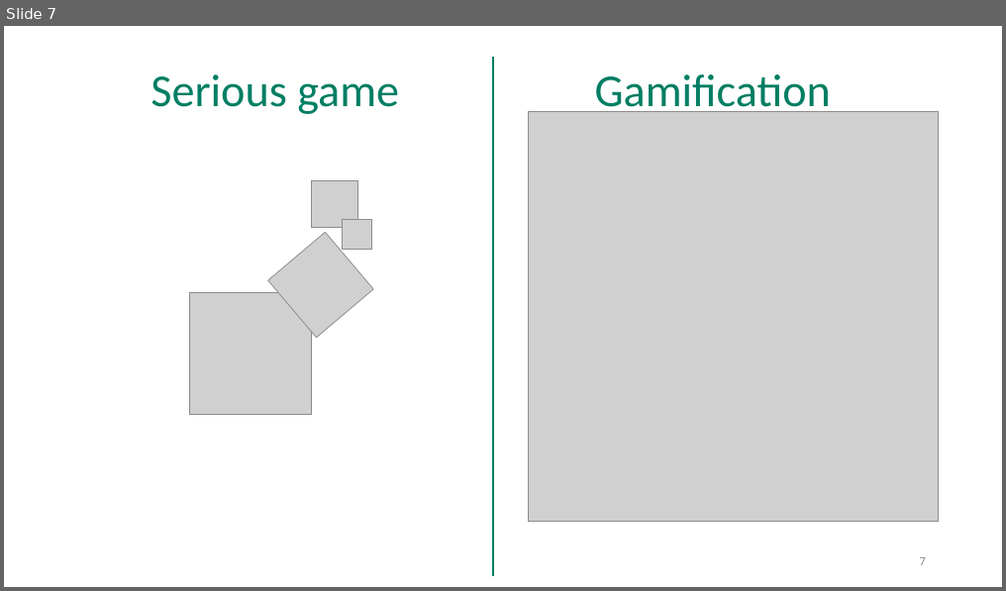
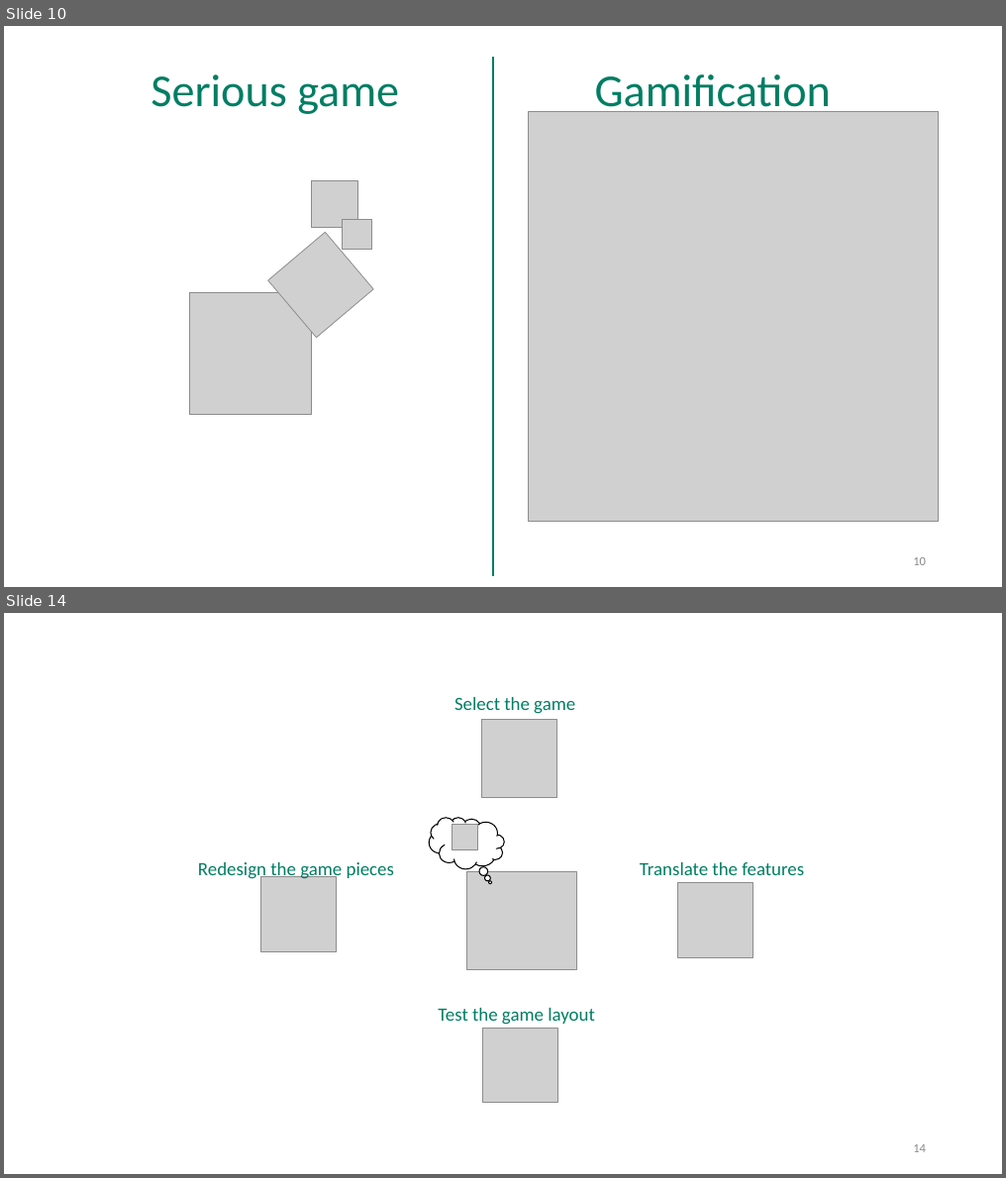
Before and after one commit to cui-unige/BSc-educative-gaming-2019, a slide deck: BSc_project_presentation.pptx. Shown one above the other, each under a label of ours: slide 7 before the commit, slides 10 and 14 after it; the slides between them are not shown. The pictures are 1006x591 and 1006x1178 pixels, drawn with LibreOffice and Linux fonts; fonts in the diff are those of the drawing; grey boxes stand for pictures; background and template pictures are left out. Boxes give left, top, right and bottom in pixels: in the first picture for what was removed or moved away, otherwise in the second. Text is boxed around its words. In the diff, an @@ line names an element or a change of style, - is before the commit and + after.

```diff
--- a/BSc_project_presentation.pptx
+++ b/BSc_project_presentation.pptx
@@ slide 14 added at (4, 613, 1002, 1174), background #FFFFFF @@
@@ text added at (454, 697, 575, 714), 18 pt, text #007E63 @@
+Select the game
@@ picture added at (482, 719, 557, 797) @@
@@ thought cloud added at (430, 817, 504, 869), fill #FFFFFF, outline #000000 1 pt @@
@@ picture added at (451, 824, 478, 850) @@
@@ text added at (198, 862, 394, 880), 18 pt, text #007E63 @@
+Redesign the game pieces
@@ picture added at (260, 877, 336, 953) @@
@@ picture added at (466, 872, 576, 970) @@
@@ text added at (640, 862, 804, 875), 18 pt, text #007E63 @@
+Translate the features
@@ picture added at (678, 882, 752, 958) @@
@@ text added at (438, 1008, 595, 1025), 18 pt, text #007E63 @@
+Test the game layout
@@ picture added at (482, 1028, 557, 1103) @@
@@ page number added at (913, 1145, 926, 1153), 12 pt, text #8C8C8C @@
+14
@@ what was slide 7 is now slide 10 @@
@@ page number at (913, 558, 926, 566): text changed @@
-7
+10
```
Also in this commit, not shown: 6 slides changed, 10 other slides added, 9 slides removed.
